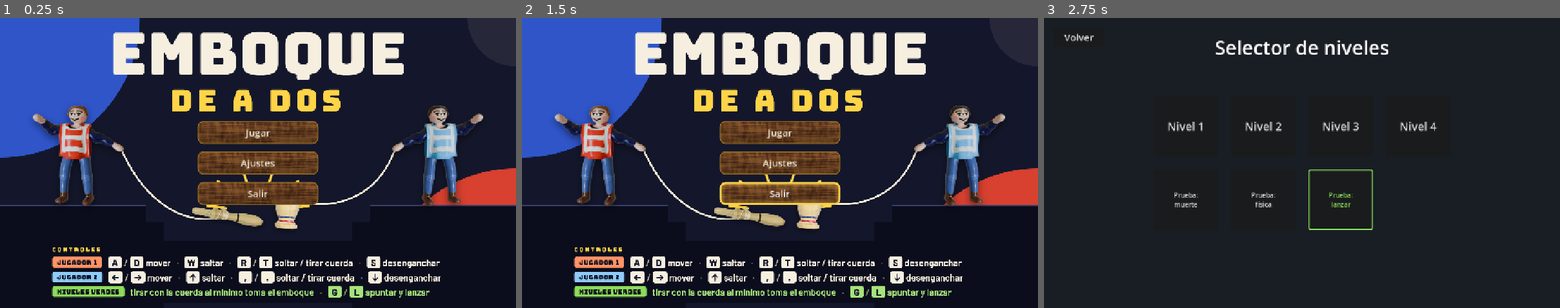
Above: before the commit, frames 1-3 (left to right).
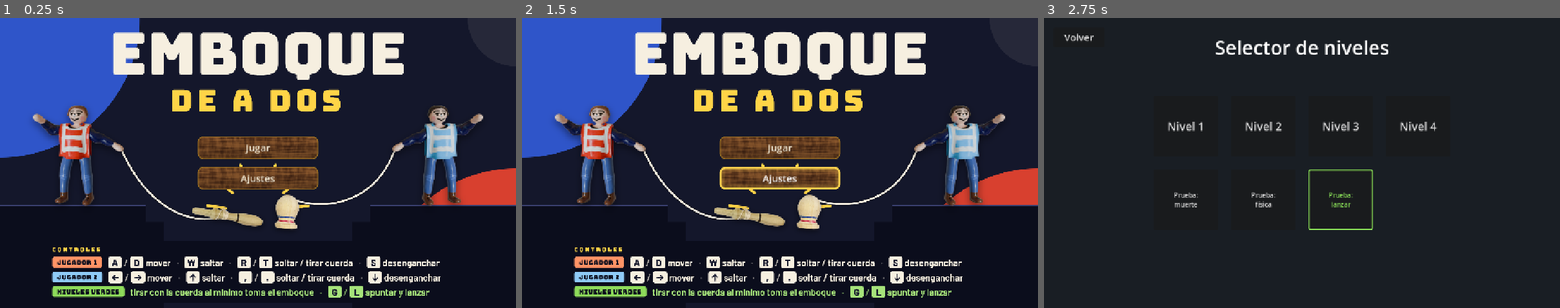
Above: after the commit, the same moments.

Repository: vittocher/emboque-de-a-dos
Game: Godot game, scene res://scenes/ui/main_menu.tscn
Two runs of this game, one before a commit and one after it. Both use one fixed random seed, a clock stepped at 60 frames per second and the inputs below.
Inputs:
- Up to frame 1 (0.25 s): no input
- Up to frame 2 (1.5 s): click "Jugar" at 0.5 s; click "Volver" at 1.25 s
- Up to frame 3 (2.75 s): click "Jugar" at 2 s

The runs differ from the first frame. In frame 1, 5.4% of the frame differs, in the area x 38-62%, y 35-65%; in frame 2, 5.8%; in frame 3, nothing differs.

Commit message:
fix: remove Quit button from main menu for web compatibility

Diff:
--- a/scenes/ui/main_menu.tscn
+++ b/scenes/ui/main_menu.tscn
@@ -43,7 +43,3 @@
 [node name="SettingsButton" parent="Center/VBox" instance=ExtResource("3_boton")]
 layout_mode = 2
 text = "Ajustes"
-
-[node name="QuitButton" parent="Center/VBox" instance=ExtResource("3_boton")]
-layout_mode = 2
-text = "Salir"
--- a/scripts/ui/main_menu.gd
+++ b/scripts/ui/main_menu.gd
@@ -1,18 +1,15 @@
 extends Control
 
-## Menú principal: portada de fondo + Jugar (→ selector de niveles), Ajustes, Salir.
-## El título y los controles están dibujados en la portada (art/portada.png).
+## Menú principal: portada de fondo + Jugar (→ selector de niveles) y Ajustes.
+## El título y los controles están dibujados en la portada (assets/ui/portada.png).
+## Sin botón Salir: el juego es para web, donde quit() no cierra la pestaña.
 
 func _ready() -> void:
 	$Center/VBox/PlayButton.pressed.connect(_on_play_pressed)
 	$Center/VBox/SettingsButton.pressed.connect(_on_settings_pressed)
-	$Center/VBox/QuitButton.pressed.connect(_on_quit_pressed)
 
 func _on_play_pressed() -> void:
 	get_tree().change_scene_to_file("res://scenes/ui/level_selector.tscn")
 
 func _on_settings_pressed() -> void:
 	get_tree().change_scene_to_file("res://scenes/ui/settings.tscn")
-
-func _on_quit_pressed() -> void:
-	get_tree().quit()
Not shown, changed: CLAUDE.md
